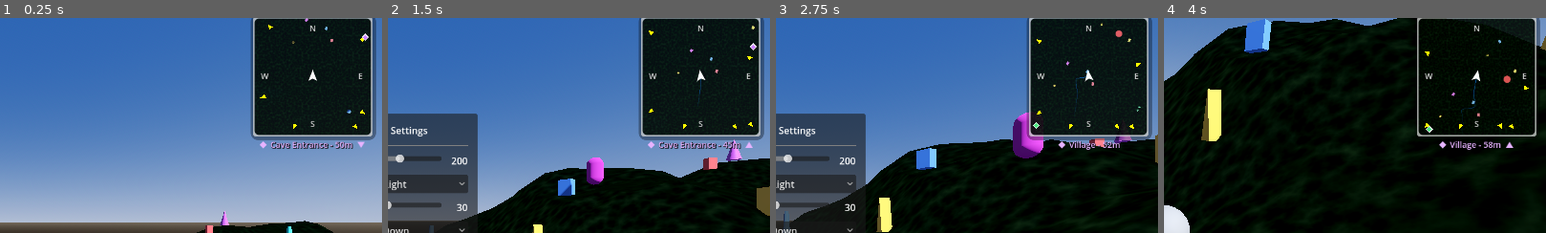
Above: before the commit, frames 1-4 (left to right).
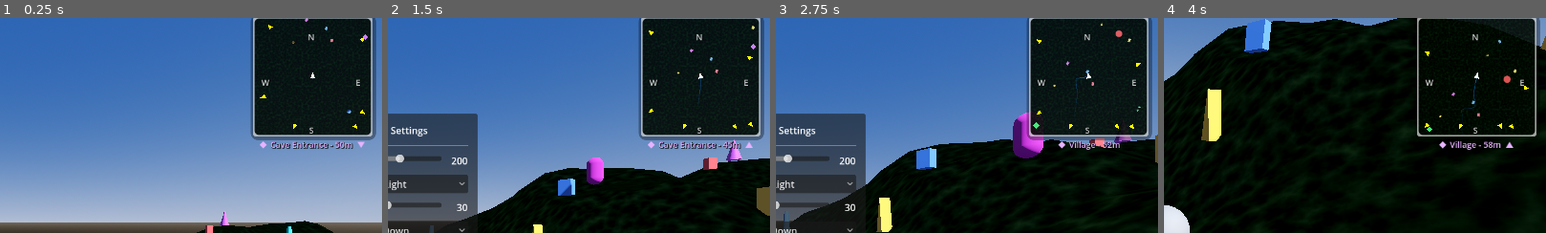
Above: after the commit, the same moments.

Repository: graydwarf/nibble-minimap-gold
Game: Godot game, scene res://scenes/main/main.tscn
The game is run twice, just before and just after one commit, with the same random seed, the same clock (stepped at 60 frames per second) and the same inputs.
Inputs (mouse positions are % of the whole screen's width and height, from its top left):
- Up to frame 1 (0.25 s): no input
- Up to frame 2 (1.5 s): tap Enter at 0.5 s; move the mouse to (55, 50) at 0.52 s; hold Shift (sprint) 0.53-1.28 s; hold W (move_forward) from 0.53 s (still down); click (55, 50) at 0.67 s; move the mouse to (45, 50) at 1.27 s; tap M at 1.35 s
- Up to frame 3 (2.75 s): move the mouse to (60, 28) at 2.02 s; release W (move_forward) at 2.03 s; hold D (move_right) from 2.03 s (still down); tap Tab at 2.1 s
- Up to frame 4 (4 s): move the mouse to (45, 70) at 2.77 s; release D (move_right) at 2.78 s; hold W (move_forward) from 2.78 s (still down); tap V at 2.85 s; click (45, 70) at 2.92 s; move the mouse to (57, 51) at 3.52 s; hold Shift (sprint) from 3.53 s (still down)
The pictures show only the part of the screen within x 50-100%, y 2-52%; the shares and areas given below are measured in that part.

The runs differ from the first frame. In frame 1, 0.3% of the frame differs, in the area x 68-97%, y 3-54%; in frame 2, 0.3%; in frame 3, 0.3%; in frame 4, 0.3%.

Commit message:
Replace _draw() with scene nodes for web compatibility
- edge_arrows: Use Polygon2D pool instead of draw_colored_polygon
- player_arrow: Use Polygon2D instead of draw_colored_polygon
- cardinal_indicator: Use Label nodes instead of draw_string

The _draw() function is unreliable on web exports. Using actual
scene nodes (Polygon2D, Label) is more reliable across platforms.

Diff:
--- a/scenes/minimap/cardinal_indicator.gd
+++ b/scenes/minimap/cardinal_indicator.gd
@@ -1,32 +1,55 @@
 extends Control
-## Draws cardinal direction indicators (N/S/E/W) on the minimap border.
+## Cardinal direction indicators (N/S/E/W) using Label nodes for web compatibility.
 
 @export var show_all_directions: bool = true  # Show N/S/E/W or just N
 @export var font_size: int = 14
 @export var text_color: Color = Color(1, 1, 1, 0.8)
 @export var north_color: Color = Color(1, 0.3, 0.3, 1)  # Red for North
 
+var _labels: Dictionary = {}  # "N", "E", "S", "W" -> Label
+
+func _ready() -> void:
+	_create_labels()
+	_update_positions()
+
 func _process(_delta: float) -> void:
-	queue_redraw()
+	_update_positions()
 
-func _draw() -> void:
+func _create_labels() -> void:
+	for letter in ["N", "E", "S", "W"]:
+		var label := Label.new()
+		label.text = letter
+		label.horizontal_alignment = HORIZONTAL_ALIGNMENT_CENTER
+		label.vertical_alignment = VERTICAL_ALIGNMENT_CENTER
+
+		var settings := LabelSettings.new()
+		settings.font_size = font_size
+		settings.font_color = text_color
+		settings.shadow_color = Color(0, 0, 0, 0.5)
+		settings.shadow_size = 1
+		settings.shadow_offset = Vector2(1, 1)
+		label.label_settings = settings
+
+		add_child(label)
+		_labels[letter] = label
+
+func _update_positions() -> void:
 	var center := size / 2
-	var radius := minf(size.x, size.y) / 2 - 16  # Inset from edge
+	var radius := minf(size.x, size.y) / 2 - 16
 
-	# Draw North (always) - same color as others for consistency
-	_draw_cardinal("N", center + Vector2(0, -radius + 18), text_color)
+	# Position labels
+	if "N" in _labels:
+		_labels["N"].position = center + Vector2(-8, -radius + 8)
+		_labels["N"].visible = true
 
-	if show_all_directions:
-		_draw_cardinal("E", center + Vector2(radius - 4, 14), text_color)
-		_draw_cardinal("S", center + Vector2(0, radius + 10), text_color)
-		_draw_cardinal("W", center + Vector2(-radius + 4, 14), text_color)
+	if "E" in _labels:
+		_labels["E"].position = center + Vector2(radius - 12, 0)
+		_labels["E"].visible = show_all_directions
 
-func _draw_cardinal(letter: String, pos: Vector2, color: Color) -> void:
-	var font := ThemeDB.fallback_font
-	var text_size := font.get_string_size(letter, HORIZONTAL_ALIGNMENT_CENTER, -1, font_size)
-	var draw_pos := pos - text_size / 2
+	if "S" in _labels:
+		_labels["S"].position = center + Vector2(-6, radius - 4)
+		_labels["S"].visible = show_all_directions
 
-	# Draw shadow for readability
-	draw_string(font, draw_pos + Vector2(1, 1), letter, HORIZONTAL_ALIGNMENT_CENTER, -1, font_size, Color(0, 0, 0, 0.5))
-	# Draw letter
-	draw_string(font, draw_pos, letter, HORIZONTAL_ALIGNMENT_CENTER, -1, font_size, color)
+	if "W" in _labels:
+		_labels["W"].position = center + Vector2(-radius - 2, 0)
+		_labels["W"].visible = show_all_directions
--- a/scenes/minimap/edge_arrows.gd
+++ b/scenes/minimap/edge_arrows.gd
@@ -1,5 +1,6 @@
 extends Control
-## Draws arrows at minimap edges pointing to off-screen POI markers and waypoints.
+## Shows arrows at minimap edges pointing to off-screen POI markers and waypoints.
+## Uses Polygon2D nodes for web compatibility (instead of _draw()).
 
 var minimap: Control = null
 var arrow_color: Color = Color(1.0, 1.0, 0.0)  # Yellow
@@ -8,19 +9,46 @@
 var waypoint_size: float = 10.0  # Diamond size (larger than arrows)
 var edge_padding: float = 12.0  # Distance from edge
 
+# Pool of arrow polygons for reuse
+var _arrow_pool: Array[Polygon2D] = []
+var _arrow_pool_index: int = 0
+var _waypoint_diamond: Polygon2D = null
+
+const MAX_ARROWS := 20  # Max simultaneous edge arrows
+
+func _ready() -> void:
+	# Pre-create arrow pool
+	for i in MAX_ARROWS:
+		var arrow := Polygon2D.new()
+		arrow.visible = false
+		add_child(arrow)
+		_arrow_pool.append(arrow)
+
+	# Create waypoint diamond
+	_waypoint_diamond = Polygon2D.new()
+	_waypoint_diamond.visible = false
+	add_child(_waypoint_diamond)
+
 func _process(_delta: float) -> void:
-	queue_redraw()
+	_update_arrows()
 
-func _draw() -> void:
+func _update_arrows() -> void:
 	if not minimap or not minimap.player:
+		_hide_all()
 		return
+
+	# Reset pool
+	_arrow_pool_index = 0
 
 	var map_center := size / 2.0
 	var player_pos: Vector3 = minimap.player.global_position
-	# camera_ortho_size is the full diameter, not radius
 	var scale_factor: float = size.x / minimap.camera_ortho_size
 
+	# Update POI arrows
 	for marker_id in minimap._markers:
+		if _arrow_pool_index >= MAX_ARROWS:
+			break
+
 		var marker_data: Dictionary = minimap._markers[marker_id]
 		var marker_node: Node3D = marker_data.node
 		if not marker_node:
@@ -28,13 +56,9 @@
 
 		var world_pos := marker_node.global_position
 		var offset := world_pos - player_pos
-		# Map 3D offset to 2D: X stays same, Z maps to Y
-		# World -Z (north) should map to screen -Y (up), so use offset.z directly
-		# (negative Z offset -> negative screen Y offset -> above center)
 		var map_offset := Vector2(offset.x, offset.z) * scale_factor
 		var marker_screen_pos := map_center + map_offset
 
-		# Arrow shows until marker enters the minimap viewport
 		var marker_visible := (
 			marker_screen_pos.x >= 0 and
 			marker_screen_pos.x <= size.x and
@@ -43,43 +67,38 @@
 		)
 
 		if not marker_visible:
-			_draw_edge_arrow(map_center, marker_screen_pos)
+			_show_edge_arrow(map_center, marker_screen_pos)
 
-	# Draw active waypoint diamond at edge if off-screen
-	_draw_waypoint_indicator(map_center, player_pos, scale_factor)
+	# Hide unused arrows
+	for i in range(_arrow_pool_index, MAX_ARROWS):
+		_arrow_pool[i].visible = false
 
-func _draw_edge_arrow(center: Vector2, target: Vector2) -> void:
-	# Calculate direction to target
+	# Update waypoint diamond
+	_update_waypoint_indicator(map_center, player_pos, scale_factor)
+
+func _show_edge_arrow(center: Vector2, target: Vector2) -> void:
+	var arrow := _arrow_pool[_arrow_pool_index]
+	_arrow_pool_index += 1
+
 	var direction := (target - center).normalized()
-
-	# Find intersection with minimap edge
 	var edge_pos := _get_edge_intersection(center, direction)
-
-	# Draw arrow pointing outward
 	var angle := direction.angle()
 
-	# Simple triangle arrow with tip at edge pointing toward POI
-	var arrow_points := PackedVector2Array([
-		edge_pos,  # Tip at edge
-		edge_pos + Vector2(-arrow_size * 1.2, -arrow_size * 0.5).rotated(angle),  # Back left
-		edge_pos + Vector2(-arrow_size * 1.2, arrow_size * 0.5).rotated(angle),  # Back right
+	# Triangle arrow pointing toward POI
+	var points := PackedVector2Array([
+		Vector2(0, 0),  # Tip
+		Vector2(-arrow_size * 1.2, -arrow_size * 0.5),  # Back left
+		Vector2(-arrow_size * 1.2, arrow_size * 0.5),  # Back right
 	])
 
-	# Draw shadow
-	var shadow_offset := Vector2(1, 1)
-	var shadow_points := PackedVector2Array()
-	for p in arrow_points:
-		shadow_points.append(p + shadow_offset)
-	draw_colored_polygon(shadow_points, Color(0, 0, 0, 0.5))
-
-	# Draw arrow
-	draw_colored_polygon(arrow_points, arrow_color)
+	arrow.polygon = points
+	arrow.color = arrow_color
+	arrow.position = edge_pos
+	arrow.rotation = angle
+	arrow.visible = true
 
 func _get_edge_intersection(center: Vector2, direction: Vector2) -> Vector2:
-	# Find where the ray from center in direction intersects the minimap edge
 	var half_size := size / 2.0 - Vector2(edge_padding, edge_padding)
-
-	# Calculate t for each edge
 	var t_values: Array[float] = []
 
 	if direction.x != 0:
@@ -101,7 +120,6 @@
 	if t_values.is_empty():
 		return center
 
-	# Find the smallest positive t that keeps us in bounds
 	var min_t: float = INF
 	for t in t_values:
 		var test_pos := center + direction * t
@@ -115,23 +133,19 @@
 
 	return center + direction * min_t
 
-func _draw_waypoint_indicator(map_center: Vector2, player_pos: Vector3, scale_factor: float) -> void:
-	# Only draw if there's an active waypoint
-	if minimap._active_waypoint_id == -1:
-		return
-	if minimap._active_waypoint_id not in minimap._waypoints:
+func _update_waypoint_indicator(map_center: Vector2, player_pos: Vector3, scale_factor: float) -> void:
+	if minimap._active_waypoint_id == -1 or minimap._active_waypoint_id not in minimap._waypoints:
+		_waypoint_diamond.visible = false
 		return
 
 	var waypoint_data: Dictionary = minimap._waypoints[minimap._active_waypoint_id]
 	var waypoint_pos: Vector3 = waypoint_data.position
 	var wp_color: Color = waypoint_data.get("color", waypoint_color)
 
-	# Calculate screen position
 	var offset := waypoint_pos - player_pos
 	var map_offset := Vector2(offset.x, offset.z) * scale_factor
 	var waypoint_screen_pos := map_center + map_offset
 
-	# Check if waypoint is off-screen
 	var waypoint_visible := (
 		waypoint_screen_pos.x >= 0 and
 		waypoint_screen_pos.x <= size.x and
@@ -139,34 +153,28 @@
 		waypoint_screen_pos.y <= size.y
 	)
 
-	if not waypoint_visible:
-		_draw_edge_diamond(map_center, waypoint_screen_pos, wp_color)
+	if waypoint_visible:
+		_waypoint_diamond.visible = false
+		return
 
-func _draw_edge_diamond(center: Vector2, target: Vector2, color: Color) -> void:
-	# Calculate direction to target
-	var direction := (target - center).normalized()
+	var direction := (waypoint_screen_pos - map_center).normalized()
+	var edge_pos := _get_edge_intersection(map_center, direction)
 
-	# Find intersection with minimap edge
-	var edge_pos := _get_edge_intersection(center, direction)
-
-	# Draw diamond shape (◆) at edge
+	# Diamond shape centered at origin
 	var half := waypoint_size * 0.5
 	var diamond_points := PackedVector2Array([
-		edge_pos + Vector2(0, -half),   # Top
-		edge_pos + Vector2(half, 0),    # Right
-		edge_pos + Vector2(0, half),    # Bottom
-		edge_pos + Vector2(-half, 0),   # Left
+		Vector2(0, -half),   # Top
+		Vector2(half, 0),    # Right
+		Vector2(0, half),    # Bottom
+		Vector2(-half, 0),   # Left
 	])
 
-	# Draw shadow
-	var shadow_offset := Vector2(1, 1)
-	var shadow_points := PackedVector2Array()
-	for p in diamond_points:
-		shadow_points.append(p + shadow_offset)
-	draw_colored_polygon(shadow_points, Color(0, 0, 0, 0.5))
+	_waypoint_diamond.polygon = diamond_points
+	_waypoint_diamond.color = wp_color
+	_waypoint_diamond.position = edge_pos
+	_waypoint_diamond.visible = true
 
-	# Draw diamond
-	draw_colored_polygon(diamond_points, color)
-
-	# Draw outline for visibility
-	draw_polyline(diamond_points + PackedVector2Array([diamond_points[0]]), Color(1, 1, 1, 0.8), 1.5)
+func _hide_all() -> void:
+	for arrow in _arrow_pool:
+		arrow.visible = false
+	_waypoint_diamond.visible = false
--- a/scenes/minimap/player_arrow.gd
+++ b/scenes/minimap/player_arrow.gd
@@ -1,10 +1,21 @@
 extends Control
-## Draws a clean vector arrow for the player marker on the minimap.
+## Player arrow marker on the minimap using Polygon2D for web compatibility.
+
+var _arrow_polygon: Polygon2D = null
+
+func _ready() -> void:
+	_arrow_polygon = Polygon2D.new()
+	_arrow_polygon.color = Color(1, 1, 1, 0.95)
+	add_child(_arrow_polygon)
+	_update_arrow()
 
 func _process(_delta: float) -> void:
-	queue_redraw()
+	_update_arrow()
 
-func _draw() -> void:
+func _update_arrow() -> void:
+	if not _arrow_polygon:
+		return
+
 	var center := size / 2
 	var arrow_size: float = minf(size.x, size.y) * 0.32
 
@@ -16,8 +27,4 @@
 		center + Vector2(arrow_size * 0.6, arrow_size * 0.5),   # Bottom right
 	])
 
-	# White fill with slight transparency
-	draw_colored_polygon(points, Color(1, 1, 1, 0.95))
-
-	# White outline for clarity
-	draw_polyline(points + PackedVector2Array([points[0]]), Color(1, 1, 1, 1), 1.5, true)
+	_arrow_polygon.polygon = points
